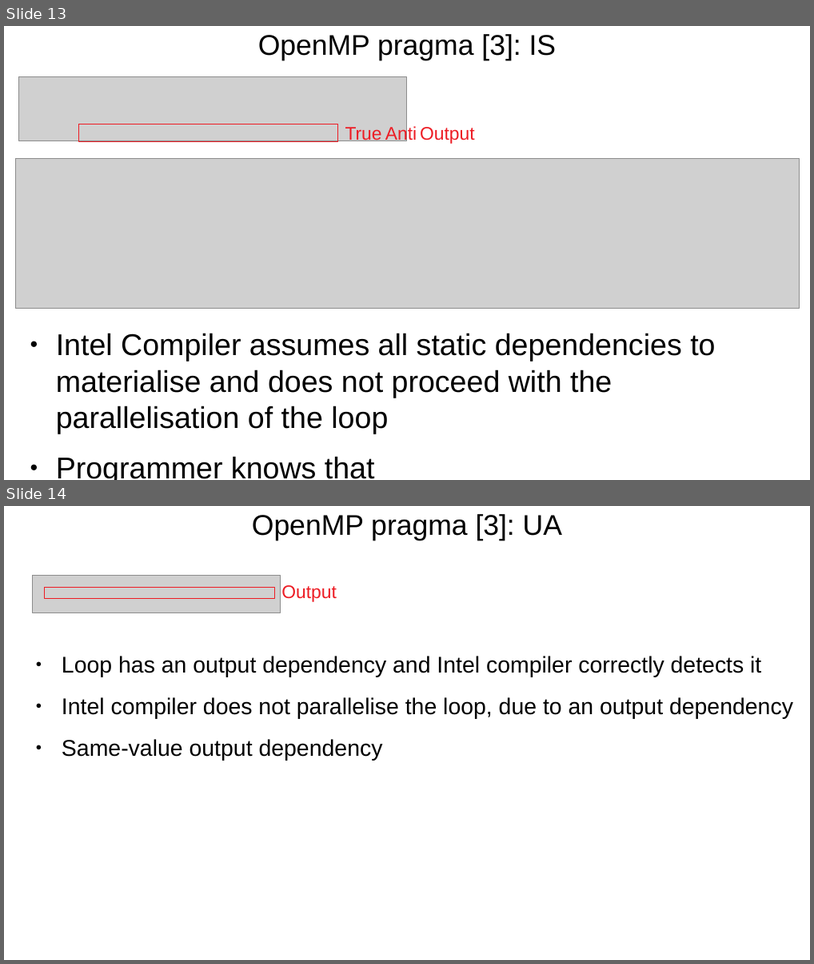
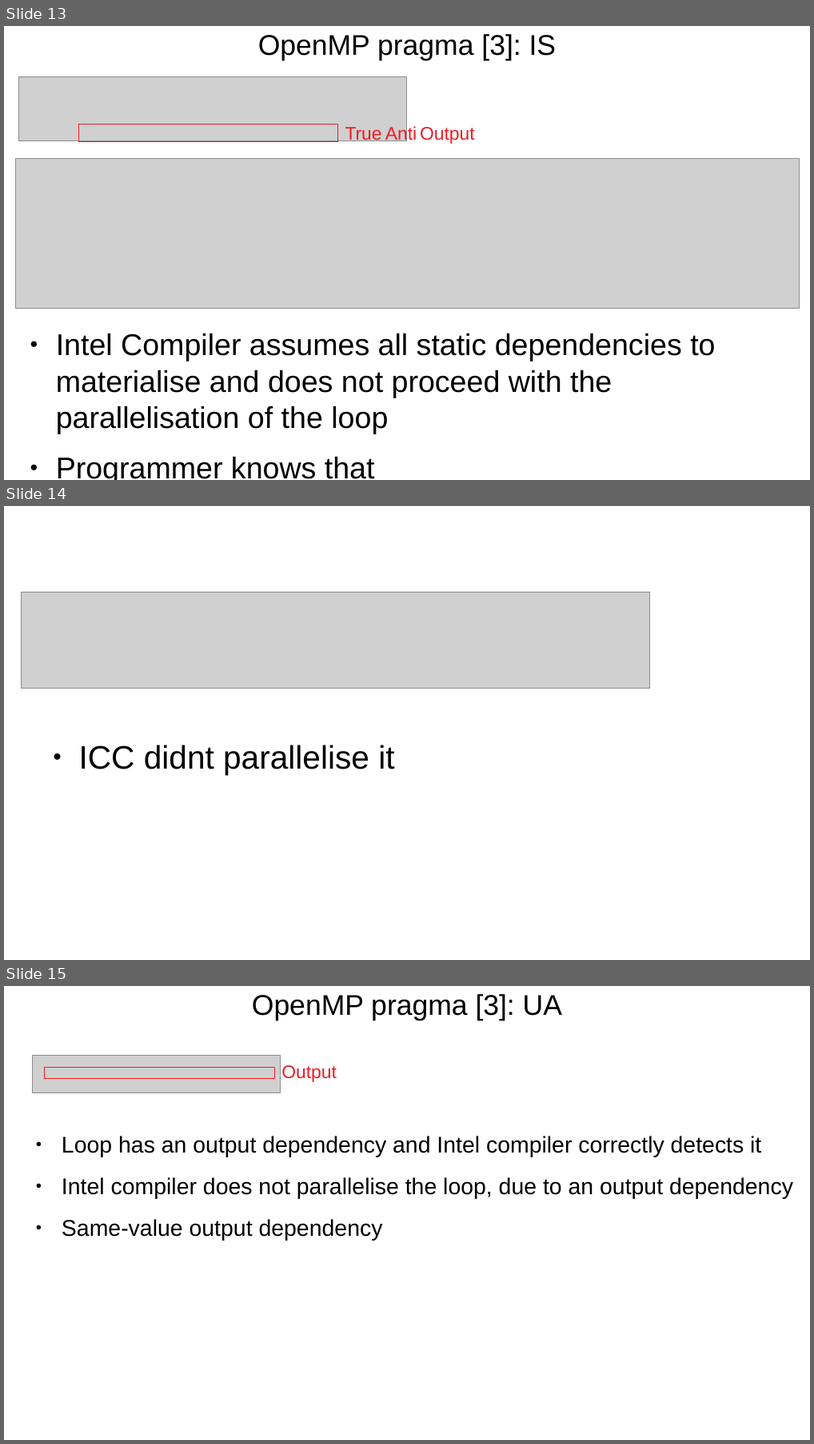
Before and after one commit to harel-coffee/PParMetrics-auto, a slide deck: PPar_lunch_talk/Learning_Loop_Parallelisability.odp. Shown one above the other, each under a label of ours: slides 13 and 14 before the commit, slides 13, 14 and 15 after it. The pictures are 814x964 and 814x1444 pixels, drawn with LibreOffice and Linux fonts; fonts in the diff are those of the drawing; grey boxes stand for pictures. Boxes give left, top, right and bottom in pixels: in the first picture for what was removed or moved away, otherwise in the second. Text is boxed around its words. In the diff, an @@ line names an element or a change of style, - is before the commit and + after.

```diff
--- a/PPar_lunch_talk/Learning_Loop_Parallelisability.odp
+++ b/PPar_lunch_talk/Learning_Loop_Parallelisability.odp
@@ slide 14 added at (4, 506, 810, 960), background #FFFFFF @@
@@ picture added at (22, 592, 651, 688) @@
@@ text added at (79, 744, 394, 775), 32 pt, text #000000 @@
+● ICC didnt parallelise it
@@ what was slide 14 is now slide 15 @@
```
Also in this commit, not shown: 1 slide changed, 5 other files.
